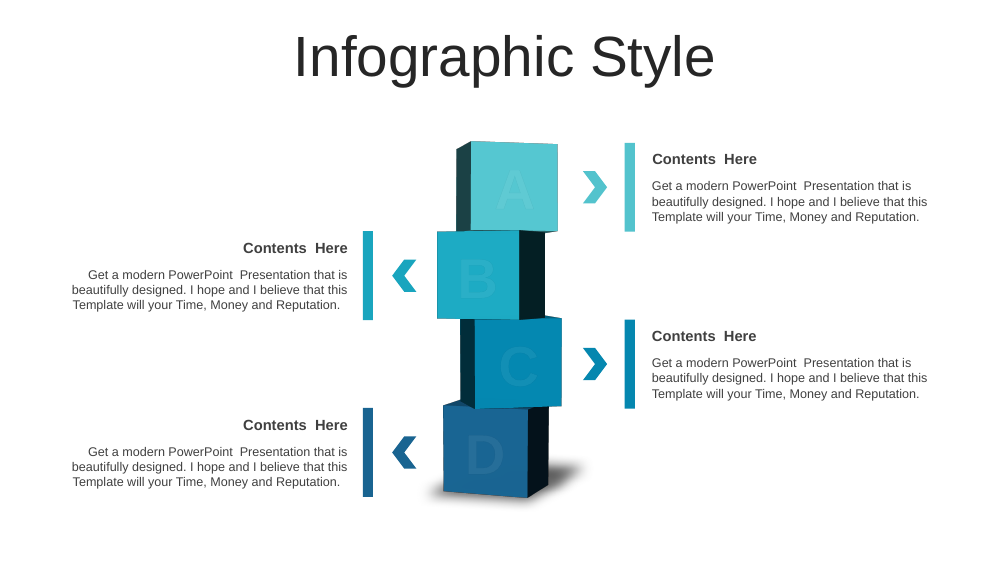
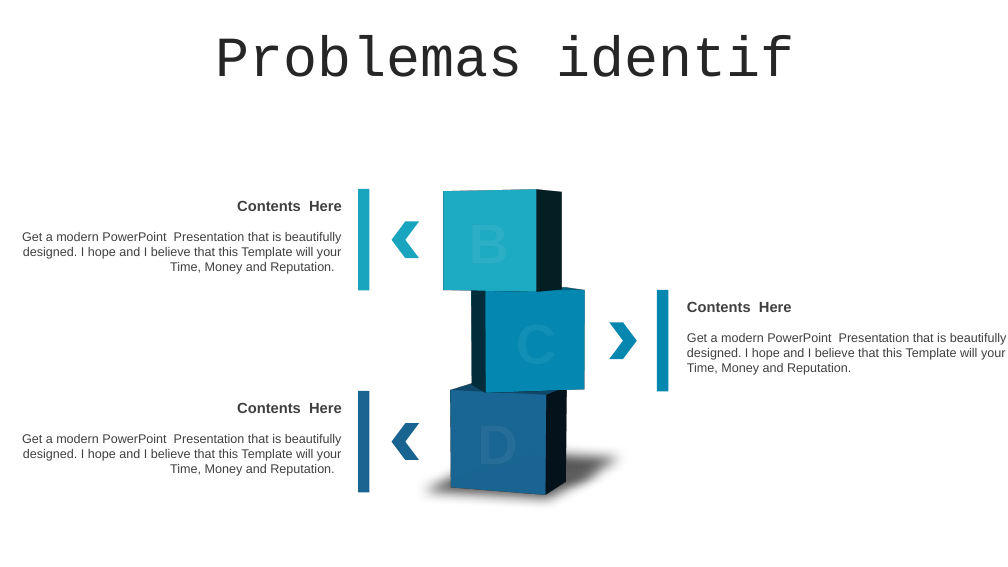
Before and after one commit to AlejandroFV74/UCA_files, a slide deck: slide 19 of Trabajos por ciclo/Ciclo 07/Simulacion_entornos_desarrollo/Block Chain PowerPoint Templates.pptx (slide 18 before the commit). Drawn at 1008x567 pixels with LibreOffice and Linux fonts; fonts in the diff are those of the drawing. Boxes give left, top, right and bottom in pixels: in the first picture for what was removed or moved away, otherwise in the second. Text is boxed around its words. In the diff, an @@ line names an element or a change of style, - is before the commit and + after.

Commit message:
feat: new ppt added

```diff
--- a/Trabajos por ciclo/Ciclo 07/Simulacion_entornos_desarrollo/Block Chain PowerPoint Templates.pptx
+++ b/Trabajos por ciclo/Ciclo 07/Simulacion_entornos_desarrollo/Block Chain PowerPoint Templates.pptx
@@ text at (216,35,794,77): text changed; font Arial to Courier New @@
-Infographic Style
+Problemas identif
@@ rectangle removed at (470,143,560,231) @@
@@ rectangle removed at (625,143,634,232) @@
@@ chevron removed at (583,171,607,203) @@
@@ text removed at (652,153,757,164) @@
-Contents Here
@@ text "Contents Here": place and size @@
-text "Contents Here" at (243,242,348,253)
+text "Contents Here" at (237,200,342,211)
@@ rectangle: place and size @@
-rectangle at (363,231,373,321)
+rectangle at (358,189,370,290)
@@ rectangle: place and size @@
-rectangle at (433,231,523,319)
+rectangle at (438,191,540,291)
@@ text removed at (652,181,928,224) @@
-Get a modern PowerPoint Presentation that is beautifully designed. I hope and I believe that this Template will your Time, Money and Reputation.
@@ text "Get a modern PowerPoint Presentation ..." rewrapped from (72,270,348,312) to (22,232,342,274) @@
@@ chevron: place and size @@
-chevron at (392,259,417,292)
+chevron at (392,222,419,259)
@@ rectangle: place and size @@
-rectangle at (474,320,563,408)
+rectangle at (485,291,588,391)
@@ rectangle: place and size @@
-rectangle at (625,320,634,409)
+rectangle at (657,290,668,391)
@@ text "Contents Here": place and size @@
-text "Contents Here" at (652,330,757,341)
+text "Contents Here" at (687,301,792,312)
@@ chevron: place and size @@
-chevron at (583,348,607,380)
+chevron at (609,322,637,359)
@@ text "Get a modern PowerPoint Presentation ..." rewrapped from (652,358,928,401) to (687,333,1007,375) @@
@@ text "Contents Here": place and size @@
-text "Contents Here" at (243,419,348,430)
+text "Contents Here" at (237,402,342,413)
@@ rectangle: place and size @@
-rectangle at (363,408,373,498)
+rectangle at (358,391,370,492)
@@ rectangle: place and size @@
-rectangle at (441,408,530,495)
+rectangle at (447,392,549,492)
@@ text "Get a modern PowerPoint Presentation ..." rewrapped from (72,447,348,489) to (22,434,342,476) @@
@@ freeform shape: place and size @@
-freeform shape at (370,443,621,530)
+freeform shape at (366,431,652,529)
@@ chevron: place and size @@
-chevron at (392,436,417,469)
+chevron at (392,423,419,461)
@@ freeform shape: place and size @@
-freeform shape at (418,436,638,512)
+freeform shape at (421,423,672,509)
```
Also in this commit, not shown: 27 other slides changed, 1 slide added.
